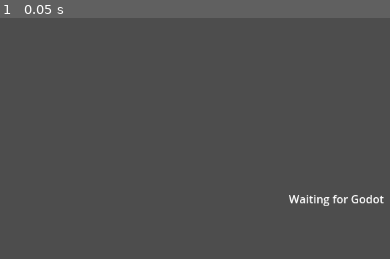
Above: before the commit, frame 1.
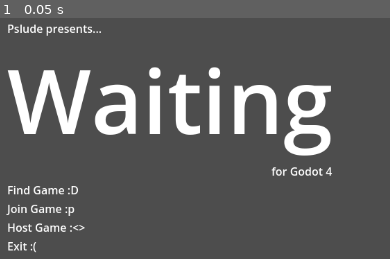
Above: after the commit, the same moment.

Repository: Pslude/world
Game: Godot game, scene res://MainMenu.tscn
Two runs of this game, one before a commit and one after it. Both use one fixed random seed, a clock stepped at 60 frames per second and the inputs below. Before the commit the project starts from res://label.tscn.
Inputs:
- Up to frame 1 (0.05 s): no input

The runs differ from the first frame. In frame 1, 12% of the frame differs, in the area x 1-99%, y 2-98%.

Commit message:
add menu

Diff:
--- /dev/null
+++ b/MainMenu.tscn
@@ -0,0 +1,48 @@
+[gd_scene format=3 uid="uid://baqey4gcypypk"]
+
+[node name="MainMenu" type="MarginContainer"]
+anchors_preset = 15
+anchor_right = 1.0
+anchor_bottom = 1.0
+grow_horizontal = 2
+grow_vertical = 2
+theme_override_constants/margin_left = 120
+theme_override_constants/margin_top = 80
+theme_override_constants/margin_right = 120
+theme_override_constants/margin_bottom = 80
+
+[node name="HBoxContainer" type="HBoxContainer" parent="."]
+layout_mode = 2
+
+[node name="VBoxContainer" type="VBoxContainer" parent="HBoxContainer"]
+layout_mode = 2
+
+[node name="Label" type="Label" parent="HBoxContainer/VBoxContainer"]
+layout_mode = 2
+text = "Pslude presents..."
+
+[node name="Label2" type="Label" parent="HBoxContainer/VBoxContainer"]
+layout_mode = 2
+theme_override_font_sizes/font_size = 128
+text = "Waiting"
+
+[node name="Label3" type="Label" parent="HBoxContainer/VBoxContainer"]
+layout_mode = 2
+size_flags_horizontal = 8
+text = "for Godot 4"
+
+[node name="Label4" type="Label" parent="HBoxContainer/VBoxContainer"]
+layout_mode = 2
+text = "Find Game :D"
+
+[node name="Label5" type="Label" parent="HBoxContainer/VBoxContainer"]
+layout_mode = 2
+text = "Join Game :p"
+
+[node name="Label6" type="Label" parent="HBoxContainer/VBoxContainer"]
+layout_mode = 2
+text = "Host Game :<>"
+
+[node name="Label7" type="Label" parent="HBoxContainer/VBoxContainer"]
+layout_mode = 2
+text = "Exit :("
--- a/label.tscn
+++ /dev/null
@@ -1,8 +0,0 @@
-[gd_scene format=3 uid="uid://cmee60wk48wmy"]
-
-[node name="Label" type="Label"]
-offset_left = 526.0
-offset_top = 326.0
-offset_right = 621.0
-offset_bottom = 349.0
-text = "Waiting for Godot"
--- a/project.godot
+++ b/project.godot
@@ -12,7 +12,7 @@
 
 config/name="Waiting"
 config/version="0.0.1"
-run/main_scene="res://label.tscn"
+run/main_scene="res://MainMenu.tscn"
 config/features=PackedStringArray("4.2", "Forward Plus")
 boot_splash/bg_color=Color(0.258824, 0, 0.411765, 1)
 boot_splash/show_image=false
